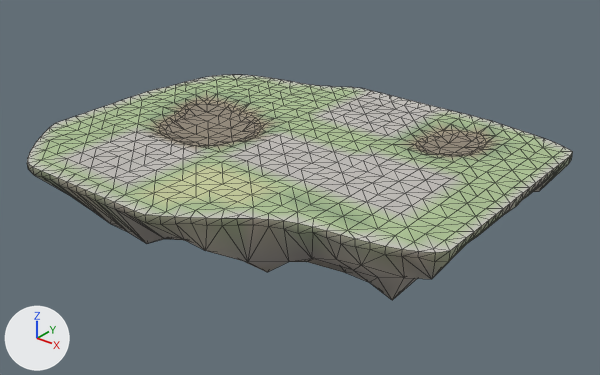
What one commit did to the glTF model godot_project/remake/sky/islands/SKY-047.rock.glb.
The view is the same before and after, from a camera (50 mm lens) standing at (112.7, -138.5, 75.0) and looking at (1.2, 1.0, -11.5). Arrows for +X, +Y and +Z are at lower left; the lights stay in place. The first picture is the older version. Mesh edges are drawn as thin lines.

The first picture shows 'deck-col', 'rock'.
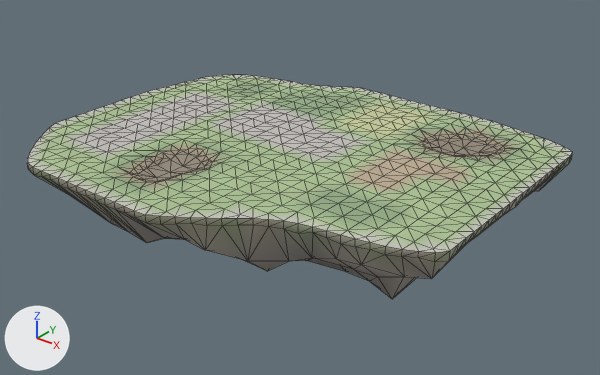
The change in detail:
me_deck_col is used by ob_deck_col; location (0.0, 0.0, 0.0).
me_deck_col had 698 vertices, 1280 faces and spanned x -53.6..53.1, y -45.8..41.8, z -2.2..0.0.
me_deck_col now has 670 vertices, 1224 faces and spans x -53.6..53.1, y -45.8..41.8, z -2.0..0.0.
me_deck_col part 1: 24 vertices moved from x -34.4..-5.6, y -18.2..9.9, z -2.2..0.0 to x -33.6..-5.6, y -22.2..9.8, z -1.4..0.0; 117 vertices removed from x -41.6..-5.6, y -34.2..10.9, z -2.2..0.0; 89 vertices added at x -41.6..-5.6, y -34.9..9.8, z -2.0..0.0.
me_deck_col part 2: 8 vertices moved from x 21.3..38.4, y 13.8..33.8, z -1.2..0.0 to x 22.1..39.7, y 13.8..33.8, z -0.6..0.0; 57 vertices removed from x 21.4..38.4, y 13.8..33.8, z -1.5..0.0; 57 vertices added at x 21.8..40.1, y 13.8..33.8, z -1.6..0.0.
me_deck_col part 3: 300 kept faces spanning x -45.6..46.4, y -42.2..41.8, z -0.6..0.0 get new vertex colours.

Changed parts and their boxes [x1, y1, x2, y2] in the pictures (600 x 375 px; the box of a moved part takes in the faces that stretch with it):
part 1 of me_deck_col, moved or reshaped
    before: [115, 91, 290, 193]
    after: [103, 91, 287, 193]
part 2 of me_deck_col, moved or reshaped
    before: [393, 119, 527, 167]
    after: [393, 119, 527, 168]
part 3 of me_deck_col, recoloured
    both: [51, 79, 527, 227]
